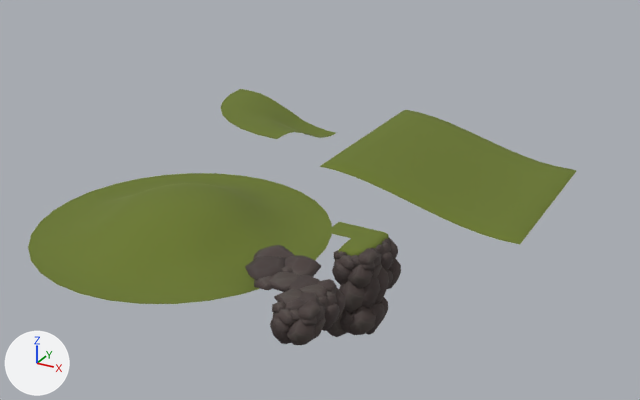
The FBX model Assets/Prefabs/BuildingBlocks/Bear Tiles.fbx, before and after one commit.
One viewpoint serves both versions: a 50 mm lens placed at (27.4, -51.0, 29.6), pointed at (-7.5, 12.4, -2.1). The lights are fixed; the arrows at lower left show +X, +Y and +Z. Where no turn or scale is listed for an object, it has been applied to the vertices.

The scene before the commit, as lines of its bpy script (objects in view):
```python
me_circle = bpy.data.meshes.new('Circle')
me_circle.from_pydata(...)  # 625 vertices, 576 faces; spans x -11.3..11.3, y -11.3..11.3, z 0.0..2.9
me_circle.materials.append(mat_material_001)  # dark green #6b792e
me_circle_001 = bpy.data.meshes.new('Circle.001')
me_circle_001.from_pydata(...)  # 169 vertices, 144 faces; spans x -11.3..0.0, y -11.3..0.01, z 0.0..2.91
me_circle_001.materials.append(mat_material_003)  # dark green #6b792e
me_plane_048 = bpy.data.meshes.new('Plane.048')
me_plane_048.from_pydata(...)  # 205 vertices, 301 faces; spans x -1.86..1.81, y -1.49..1.79, z -0.84..2.09
me_plane_048.materials.append(mat_material_002)  # picture img_rock2_base_color_1_png
ob_hill = bpy.data.objects.new('Hill', me_circle)
ob_hill.location = (-11.05, -2.61, 0.5)
ob_hill_001 = bpy.data.objects.new('Hill.001', me_circle_001)
ob_hill_001.location = (-11.05, 22.39, 0.5)
ob_rockedge_004 = bpy.data.objects.new('RockEdge.004', me_plane_048)
ob_rockedge_004.location = (3.68, -8.61, 0.5)
# also in view: 'Corner1' at (3.7, -2.8, 1.1); 'Edge2' at (4.6, -0.7, -0.7); 'Corner2' at (4.1, -3.3, -0.8); 'Slope' at (3.6, 15.8, 1.9); 'RockFlat' at (0.2, -7.2, 2.1)
```
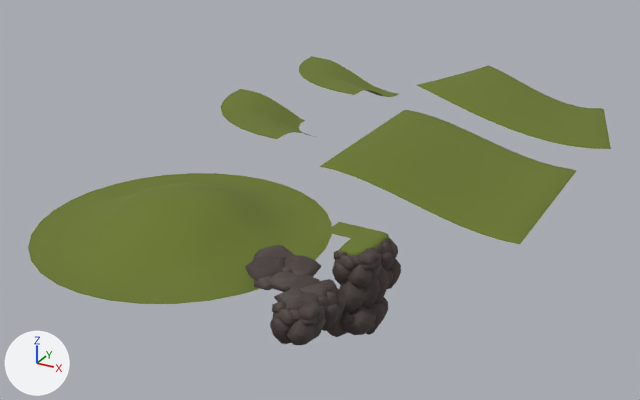
The change, as a diff of the scene's bpy script:
```diff
--- a/Assets/Prefabs/BuildingBlocks/Bear Tiles.fbx.py
+++ b/Assets/Prefabs/BuildingBlocks/Bear Tiles.fbx.py
@@ me_circle_001 @@
 # used by ob_hill_001; location = (-11.05, 22.39, 0.5)
-me_circle_001.from_pydata(...)  # 169 vertices, 144 faces; spans x -11.3..0.0, y -11.3..0.01, z 0.0..2.91
+me_circle_001.from_pydata(...)  # 161 vertices, 136 faces; spans x -11.3..0.0, y -11.3..0.01, z 0.72..2.91
+# me_circle_001 part 1
+# 13 vertices are removed from x -3.13..0.0, y -3.36..0.0, z 0.0..0.58
+# 13 faces are deleted
+# 2 vertices move from x -3.1..-2.05, y -3.32..-2.2, z 0.71..0.75 to x -3.09..-2.05, y -3.31..-2.19, z 0.72
+# 5 vertices are added at (0.0, -3.78, 0.72), (-3.6, 0.0, 0.72), (-1.02, -3.73, 0.72), (-3.49, -1.09, 0.72), (-2.63, -2.82, 0.72)
+# 5 new faces join them
 me_circle_001.materials.append(mat_material_003)
@@ me_circle_002 @@
+me_circle_002.from_pydata(...)  # 169 vertices, 144 faces; spans x -11.3..0.0, y -11.3..0.01, z 0.0..2.91
+me_circle_002.materials.append(mat_material_003)  # dark green #6b792e
@@ me_plane_000 @@
+me_plane_000.from_pydata(...)  # 188 vertices, 165 faces; spans x -10.9..9.8, y -10.9..3.6, z -0.2..3.0
+me_plane_000.materials.append(mat_material_001)  # dark green #6b792e
@@ ob_hill_002 @@
+ob_hill_002 = bpy.data.objects.new('Hill.002', me_circle_002)
+ob_hill_002.location = (-11.05, 37.39, 0.5)
@@ ob_slope_001 @@
+ob_slope_001 = bpy.data.objects.new('Slope.001', me_plane_000)
+ob_slope_001.location = (3.68, 39.83, 0.5)
```

Location of each change, [x1, y1, x2, y2] in pixels of the pictures (640 x 400 px):
'Slope.001', added (green): after [417, 66, 611, 149]
'Hill.001', reshaped (18% narrower): before [221, 89, 336, 139]; after [221, 89, 315, 139]
'Hill.002', added (green): after [299, 56, 398, 97]
part 1 of me_circle_001, cut back: before [285, 119, 336, 138]; after [285, 119, 315, 137]
